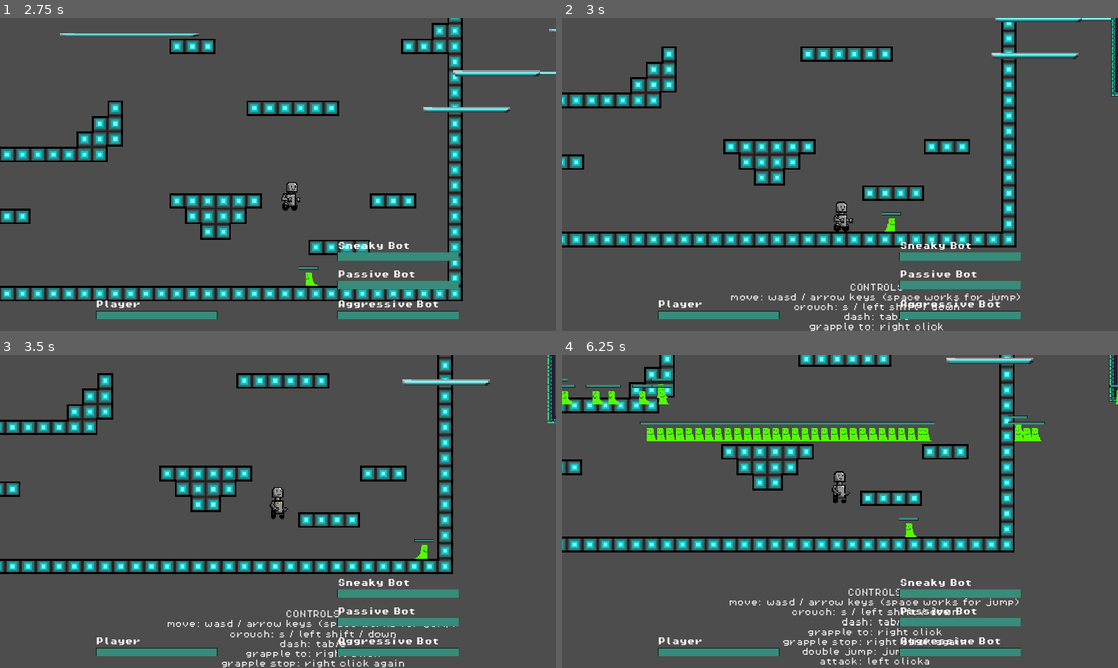
Above: before the commit, frames 1-4 (two rows, left to right).
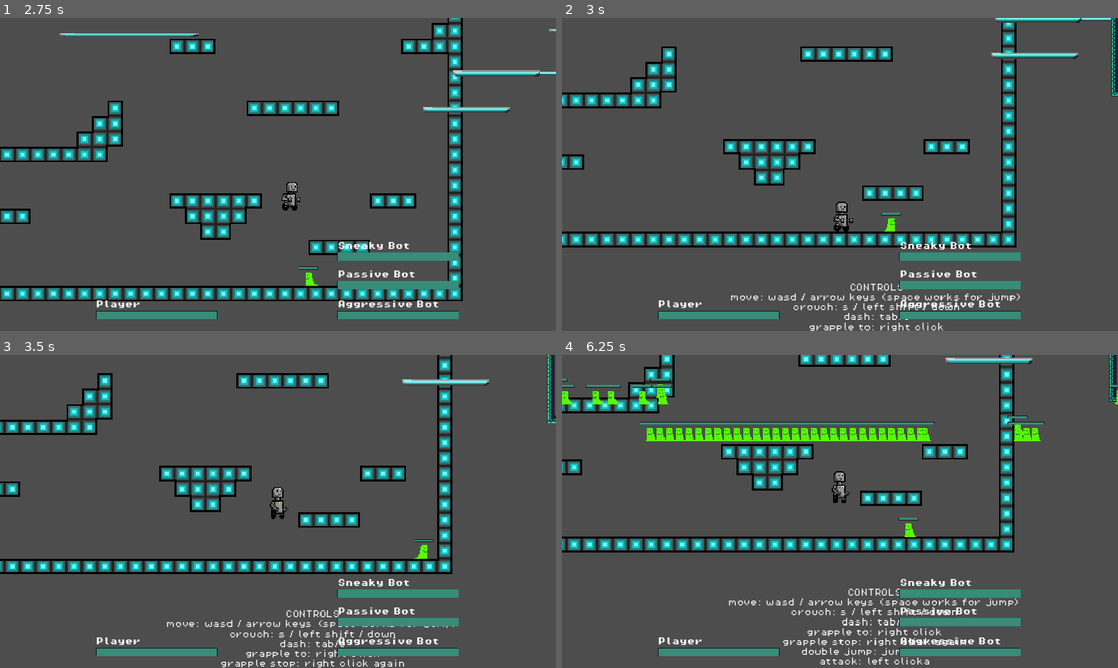
Above: after the commit, the same moments.

Repository: fancyamazon/Beat-the-Bot
Game: Godot game, scene res://scenes/game.tscn
Same seed, same stepped clock (60 frames per second), same inputs: the game is played once before the commit and once after it.
Inputs (mouse positions are in pixels of both pictures, inside the frame that each line leads up to):
- Up to frame 1 (2.75 s): move the mouse to (400, 158) at 0.52 s; hold L (enemy_right) 0.53-2.03 s; tap Q (attack) at 0.6 s; tap Space (jump) at 0.77, 1.52 s; move the mouse to (166, 190) at 1.27 s; tap Shift (crouch) at 1.35 s; move the mouse to (333, 105) at 2.02 s; hold J (enemy_left) from 2.03 s (still down); tap Tab (dash) at 2.1 s
- Up to frame 2 (3 s): move the mouse to (812, 237) at 2.77 s; release J (enemy_left) at 2.78 s; hold L (enemy_right) from 2.78 s (still down); right-click (812, 237) at 2.85 s
- Up to frame 3 (3.5 s): keep holding L (enemy_right); tap Space (jump) at 3.02 s
- Up to frame 4 (6.25 s): move the mouse to (1006, 558) at 3.52 s; press the mouse at (1006, 558) at 3.53 s; tap Space (jump) at 3.77, 4.52, 6.02 s; move the mouse to (673, 464) at 4.27 s; release L (enemy_right) at 4.28 s; release the mouse at (673, 464) at 4.28 s; hold J (enemy_left) 4.28-5.03 s; tap F (shield) at 4.35 s; move the mouse to (867, 511) at 5.02 s; hold L (enemy_right) 5.03-5.78 s; tap Page Up (spawn) at 5.1 s; move the mouse to (756, 433) at 5.77 s; hold J (enemy_left) from 5.78 s (still down); tap Page Down (spawn2) at 5.85 s

Frame 1 is identical in both runs. In frame 2, 1.1% of the frame differs, in the area x 0-100%, y 0-100%; in frame 3, 2.3%; in frame 4, 2.7%, in the area x 0-100%, y 0-99%.

Commit message:
lowered grapple range

Diff:
--- a/platformer2/scenes/player.tscn
+++ b/platformer2/scenes/player.tscn
@@ -609,7 +609,7 @@
 script = ExtResource("3_4j151")
 
 [node name="RayCast2D" type="RayCast2D" parent="grapple_controller"]
-target_position = Vector2(1000, 0)
+target_position = Vector2(500, 0)
 
 [node name="Line2D" type="Line2D" parent="grapple_controller"]
 points = PackedVector2Array(0, 0, 0, 0)
--- a/platformer2/scripts/grapple_controller.gd
+++ b/platformer2/scripts/grapple_controller.gd
@@ -2,7 +2,7 @@
 
 @export var rest_length=0
 @export var stiffness=20.0
-@export var damping=0
+@export var damping=1
 
 @onready var player := get_parent()
 @onready var ray := $RayCast2D
